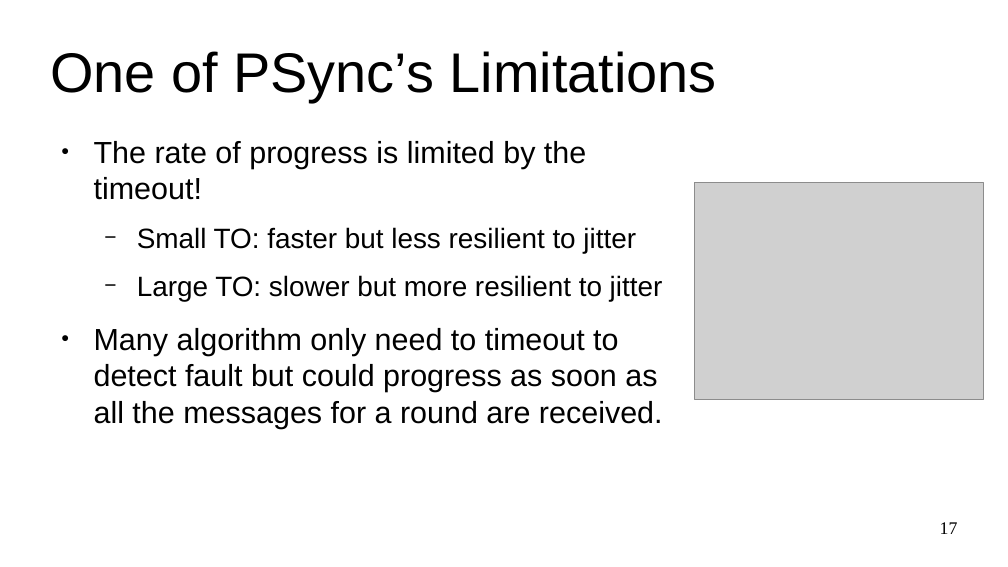
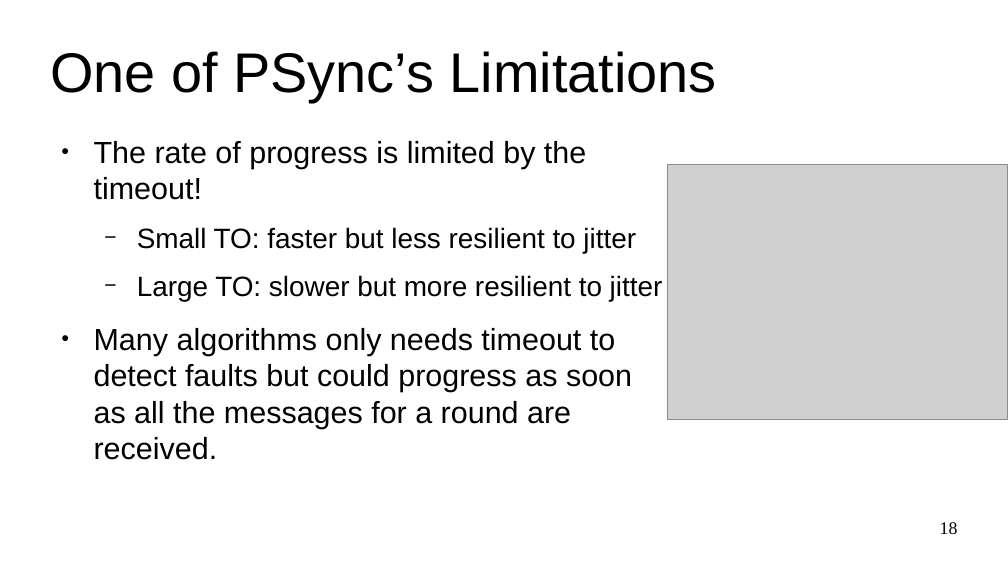
Before and after one commit to dzufferey/presentations, a slide deck: slide 18 of 2020_09_04_FRIDA/presentation.odp (slide 17 before the commit). Drawn at 1008x567 pixels with LibreOffice and Linux fonts; fonts in the diff are those of the drawing; grey boxes stand for pictures. Boxes give left, top, right and bottom in pixels: in the first picture for what was removed or moved away, otherwise in the second. Text is boxed around its words. In the diff, an @@ line names an element or a change of style, - is before the commit and + after.

```diff
--- a/2020_09_04_FRIDA/presentation.odp
+++ b/2020_09_04_FRIDA/presentation.odp
@@ picture: place and size @@
-picture at (695,183,983,400)
+picture at (668,165,1008,420)
@@ text at (94,328,632,460): text changed @@
-● Many algorithm only need to timeout to detect fault but could progress as soon as all the messages for a round are received.
+● Many algorithms only needs timeout to detect faults but could progress as soon as all the messages for a round are received.
@@ page number at (940,522,958,534): text changed @@
-17
+18
```
Also in this commit, not shown: 21 other slides changed, 1 slide added, 1 slide removed, 2 other files.
